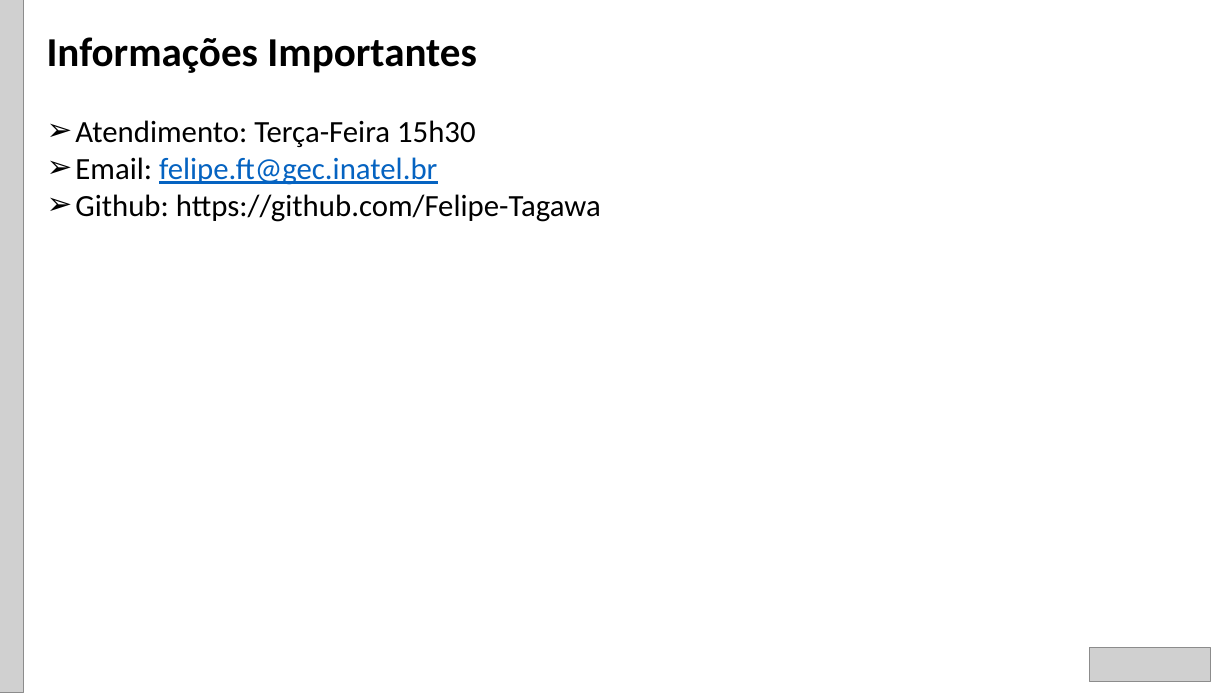
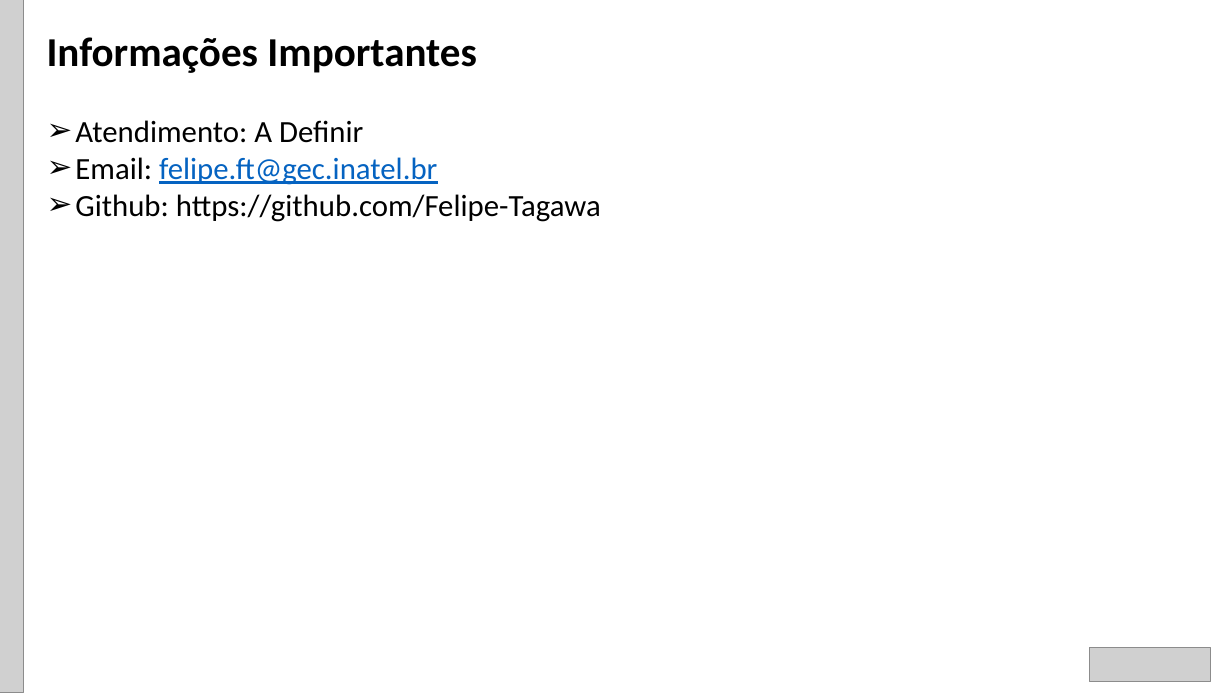
Before and after one commit to Felipe-Tagawa/C07-Monitoria, a slide deck: slide 2 of Aula 1/Apresentação da Disciplina.pptx. Drawn at 1232x693 pixels with LibreOffice and Linux fonts; fonts in the diff are those of the drawing; grey boxes stand for pictures. Boxes give left, top, right and bottom in pixels: in the first picture for what was removed or moved away, otherwise in the second. Text is boxed around its words. In the diff, an @@ line names an element or a change of style, - is before the commit and + after.

```diff
--- a/Aula 1/Apresentação da Disciplina.pptx
+++ b/Aula 1/Apresentação da Disciplina.pptx
@@ text at (x1=75, y1=120, x2=363, y2=143): text changed @@
-➢ Atendimento: Terça-Feira 15h30
+➢ Atendimento: A Definir
```
Also in this commit, not shown: 1 other slide changed, 5 other files.
